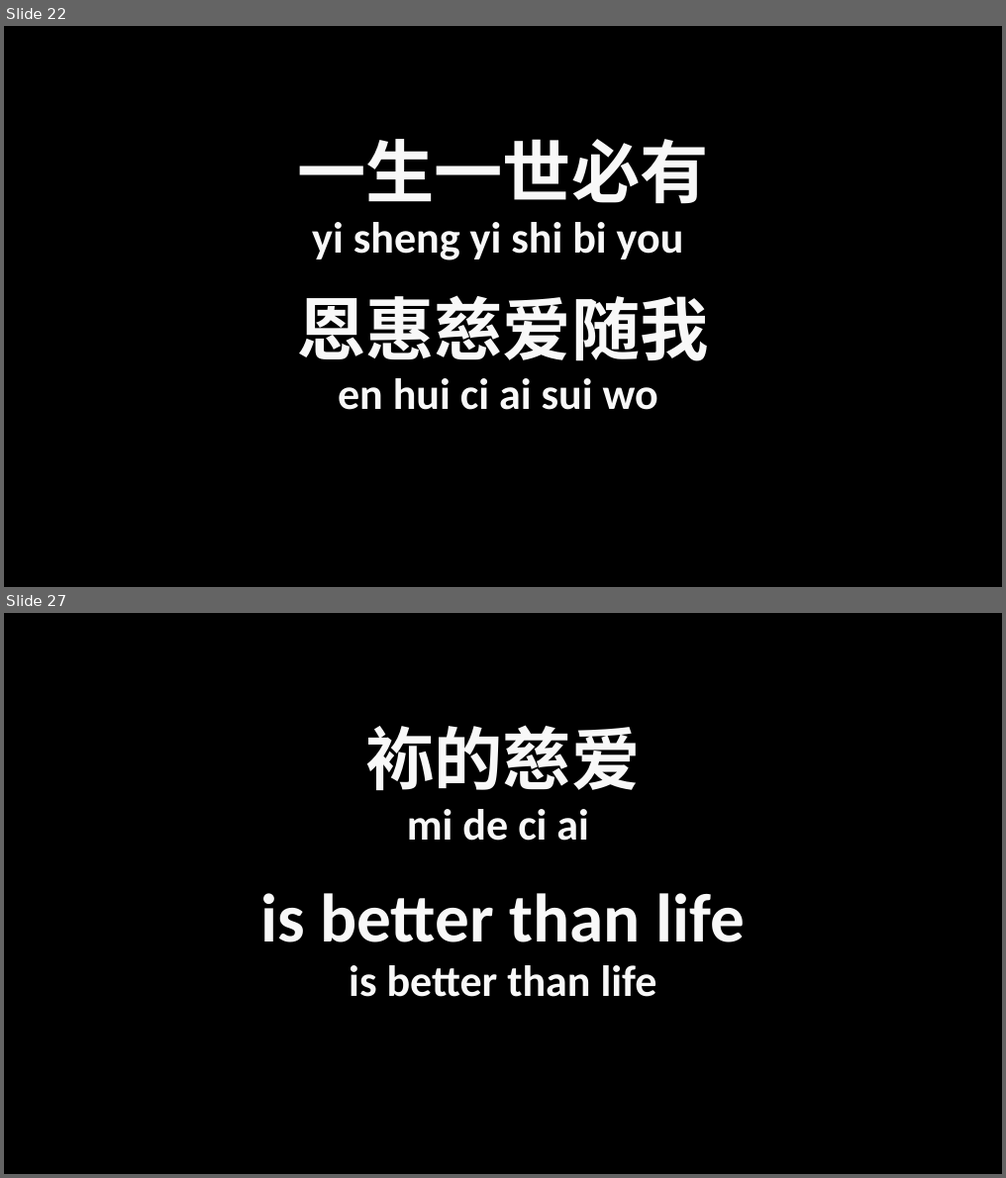
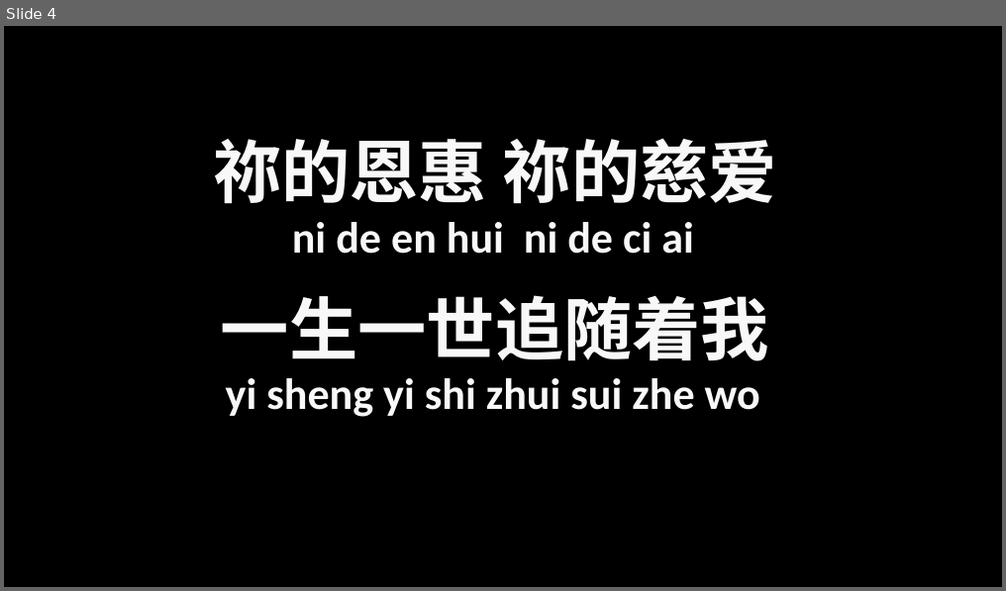
Before and after one commit to HowHow06/pptGenerator, a slide deck: output.pptx. Shown one above the other, each under a label of ours: slides 22 and 27 before the commit, slide 4 after it; the slides between them are not shown. The pictures are 1006x1178 and 1006x591 pixels, drawn with LibreOffice and Linux fonts; fonts in the diff are those of the drawing; background and template pictures are left out. Boxes give left, top, right and bottom in pixels: in the first picture for what was removed or moved away, otherwise in the second. Text is boxed around its words. In the diff, an @@ line names an element or a change of style, - is before the commit and + after.

```diff
--- a/output.pptx
+++ b/output.pptx
@@ slide 27 removed at bbox=[4, 613, 1002, 1174], background picture (left out) @@
@@ text removed at bbox=[365, 725, 640, 791] @@
-袮的慈爱
@@ text removed at bbox=[407, 809, 589, 841] @@
-mi de ci ai
@@ text removed at bbox=[260, 893, 746, 943] @@
-is better than life
@@ text removed at bbox=[349, 965, 657, 997] @@
-is better than life
@@ what was slide 22 is now slide 4 @@
@@ slide 4 changed as well @@
@@ text at bbox=[213, 138, 777, 204]: text changed @@
-一生一世必有
+祢的恩惠 祢的慈爱
@@ text at bbox=[292, 222, 694, 254]: text changed @@
-yi sheng yi shi bi you
+ni de en hui ni de ci ai
@@ text at bbox=[221, 295, 769, 362]: text changed @@
-恩惠慈爱随我
+一生一世追随着我
@@ text at bbox=[226, 378, 760, 417]: text changed @@
-en hui ci ai sui wo
+yi sheng yi shi zhui sui zhe wo
```
Also in this commit, not shown: 4 other slides changed, 6 slides added, 29 other slides removed, 4 other files.
